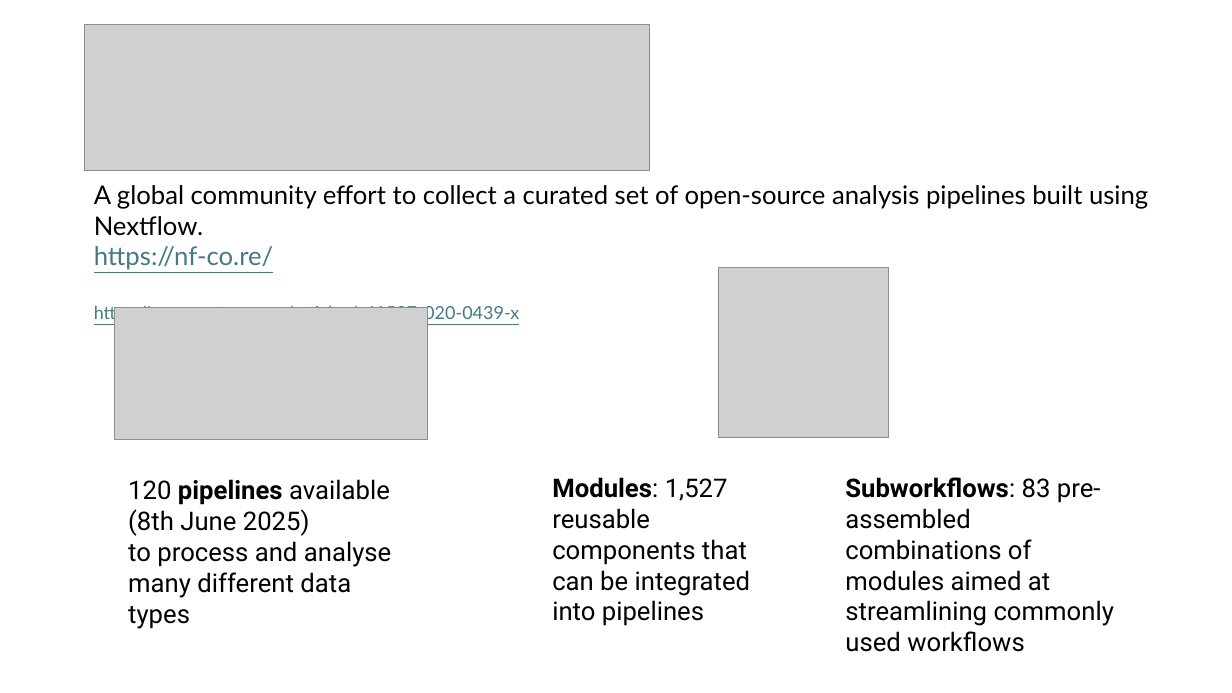
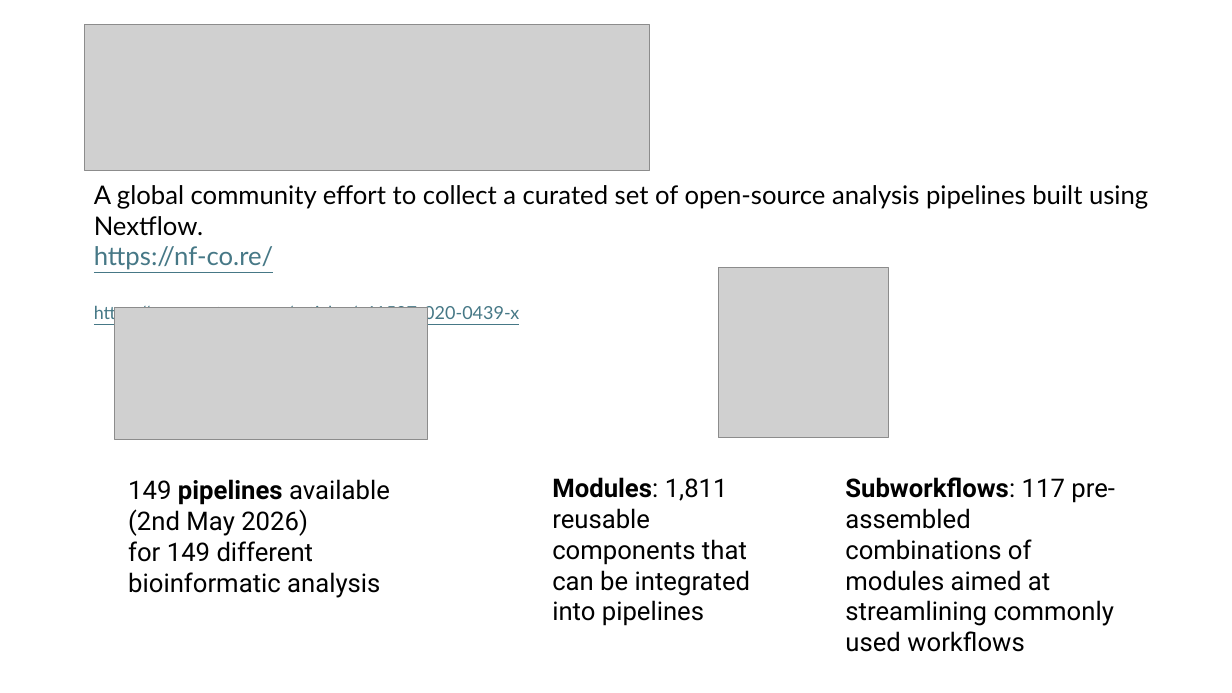
Before and after one commit to biosustain/dsp_metagenomics_training, a slide deck: slide 8 of course_contents/DataProcessing_taxprofiler.pptx. Drawn at 1232x693 pixels with LibreOffice and Linux fonts; fonts in the diff are those of the drawing; grey boxes stand for pictures. Boxes give left, top, right and bottom in pixels: in the first picture for what was removed or moved away, otherwise in the second. Text is boxed around its words. In the diff, an @@ line names an element or a change of style, - is before the commit and + after.

Commit message:
Updated DataProcessing_taxprofiler pptx and pdf

```diff
--- a/course_contents/DataProcessing_taxprofiler.pptx
+++ b/course_contents/DataProcessing_taxprofiler.pptx
@@ text at (128,479,390,598): text changed @@
-120 pipelines available (8th June 2025)
-to process and analyse many different data types
+149 pipelines available (2nd May 2026)
+for 149 different bioinformatic analysis
@@ text at (552,477,751,626): text changed @@
-Modules: 1,527 reusable components that can be integrated into pipelines
+Modules: 1,811 reusable components that can be integrated into pipelines
@@ text at (845,477,1115,652): text changed @@
-Subworkflows: 83 pre-assembled combinations of modules aimed at streamlining commonly used workflows
+Subworkflows: 117 pre-assembled combinations of modules aimed at streamlining commonly used workflows
```
Also in this commit, not shown: 3 other slides changed, 4 slides removed, 2 other files.
